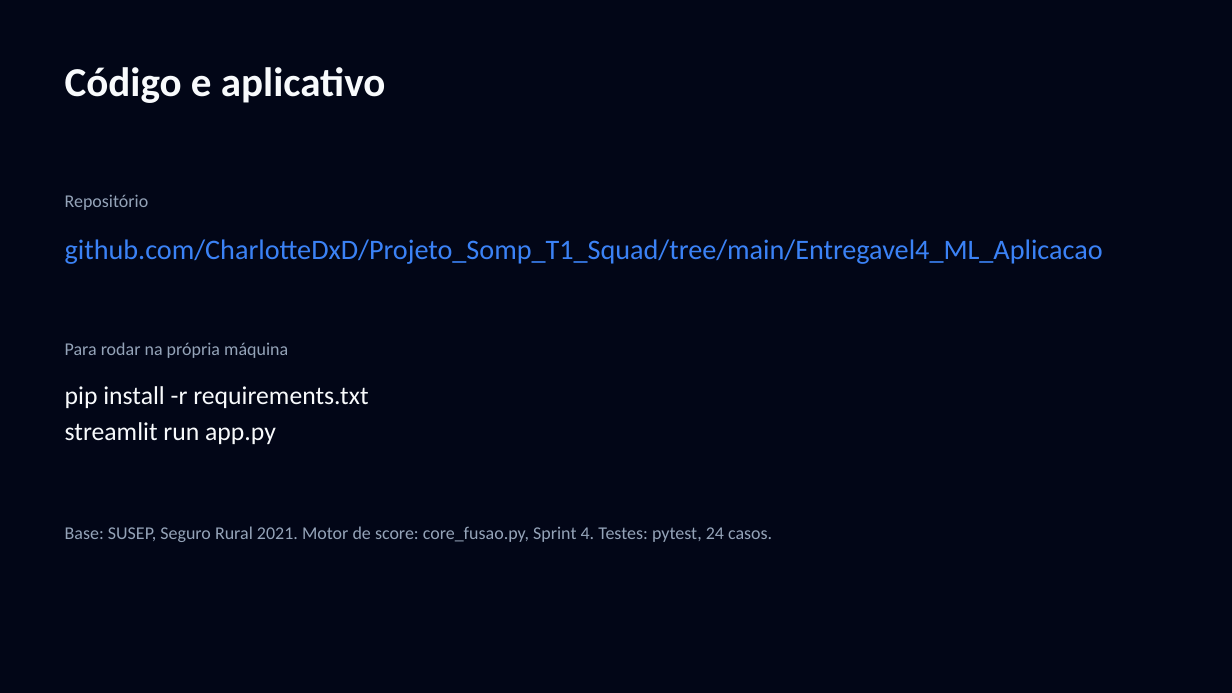
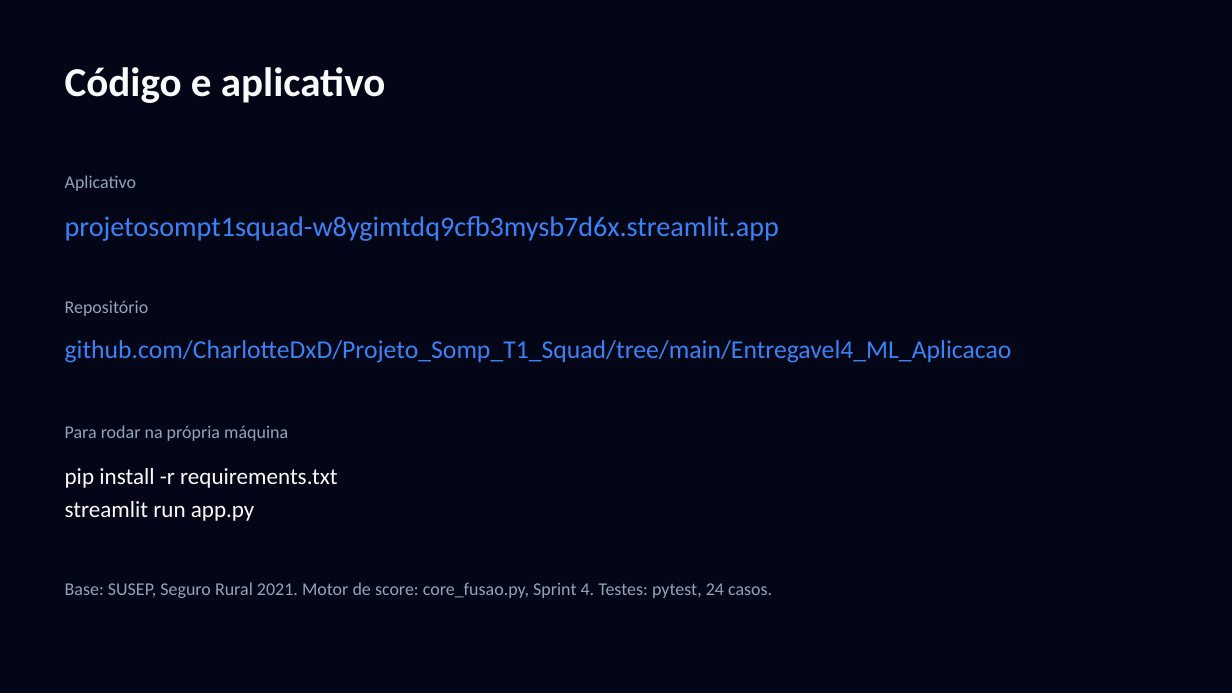
Before and after one commit to CharlotteDxD/Projeto_Somp_T1_Squad, a slide deck: slide 11 of Entregavel4_ML_Aplicacao/apresentacao/Sompo_Predict_Apresentacao_Final.pptx. Drawn at 1232x693 pixels with LibreOffice and Linux fonts; fonts in the diff are those of the drawing. Boxes give left, top, right and bottom in pixels: in the first picture for what was removed or moved away, otherwise in the second. Text is boxed around its words. In the diff, an @@ line names an element or a change of style, - is before the commit and + after.

Commit message:
Link do aplicativo publicado no README e no último slide

```diff
--- a/Entregavel4_ML_Aplicacao/apresentacao/Sompo_Predict_Apresentacao_Final.pptx
+++ b/Entregavel4_ML_Aplicacao/apresentacao/Sompo_Predict_Apresentacao_Final.pptx
@@ text added at [65, 175, 136, 191], 14 pt, text #94A3B8 @@
+Aplicativo
@@ text added at [65, 216, 779, 241], 22 pt, text #3B82F6 @@
+projetosompt1squad-w8ygimtdq9cfb3mysb7d6x.streamlit.app
@@ text "Repositório": place and size @@
-text "Repositório" at [65, 194, 149, 210]
+text "Repositório" at [65, 300, 149, 316]
@@ text "github.com/CharlotteDxD/Projeto_Somp_T1_Squad/tree/main/Entr ...": place and size @@
-text "github.com/CharlotteDxD/Projeto_Somp_T1_Squad/tree/main/Entr ..." at [65, 239, 1103, 264]
+text "github.com/CharlotteDxD/Projeto_Somp_T1_Squad/tree/main/Entr ..." at [65, 340, 1012, 363]
@@ text "github.com/CharlotteDxD/Projeto_Somp_T1_Squad/tree/main/Entr ..." at [65, 340, 1012, 363]: size 22 to 20 pt @@
@@ text "Para rodar na própria máquina": place and size @@
-text "Para rodar na própria máquina" at [65, 342, 288, 358]
+text "Para rodar na própria máquina" at [65, 425, 288, 441]
@@ text "pip install -r requirements.txt": place and size @@
-text "pip install -r requirements.txt" at [65, 386, 368, 444]
+text "pip install -r requirements.txt" at [65, 468, 337, 521]
@@ text "pip install -r requirements.txt" at [65, 468, 337, 521]: size 20 to 18 pt @@
@@ text "Base: SUSEP, Seguro Rural 2021. ...": place and size @@
-text "Base: SUSEP, Seguro Rural 2021. ..." at [65, 526, 772, 542]
+text "Base: SUSEP, Seguro Rural 2021. ..." at [65, 582, 772, 598]
```
Also in this commit, not shown: 1 other slide changed, 1 other file.
